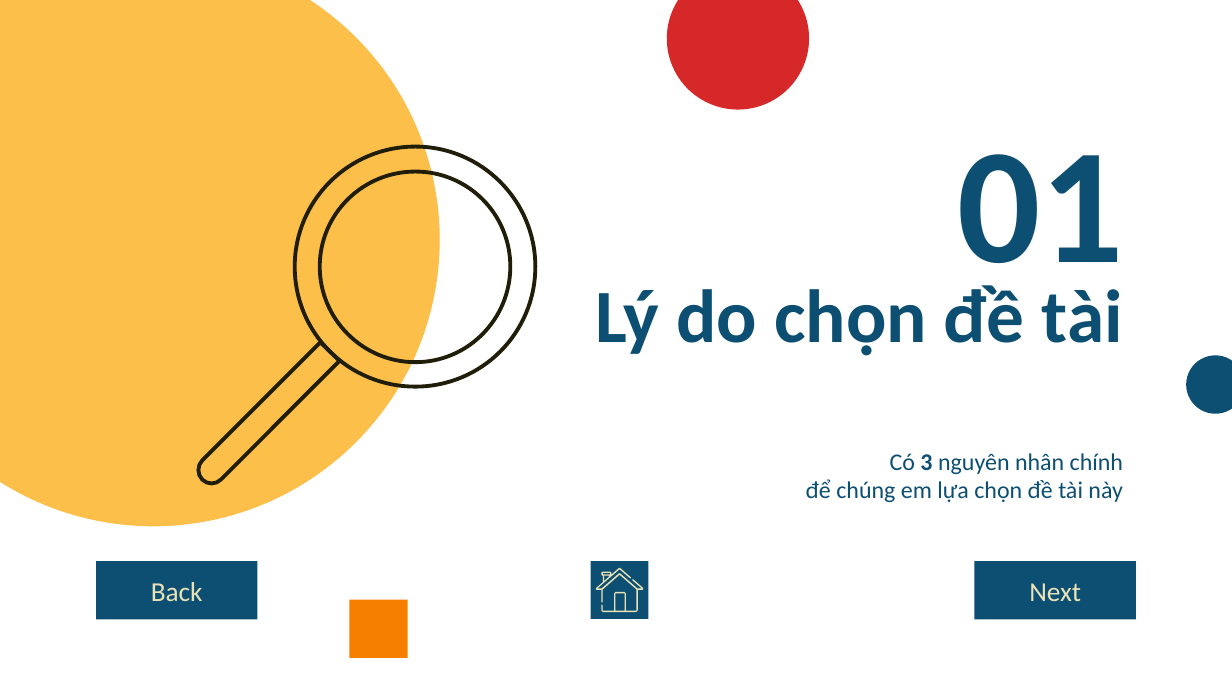
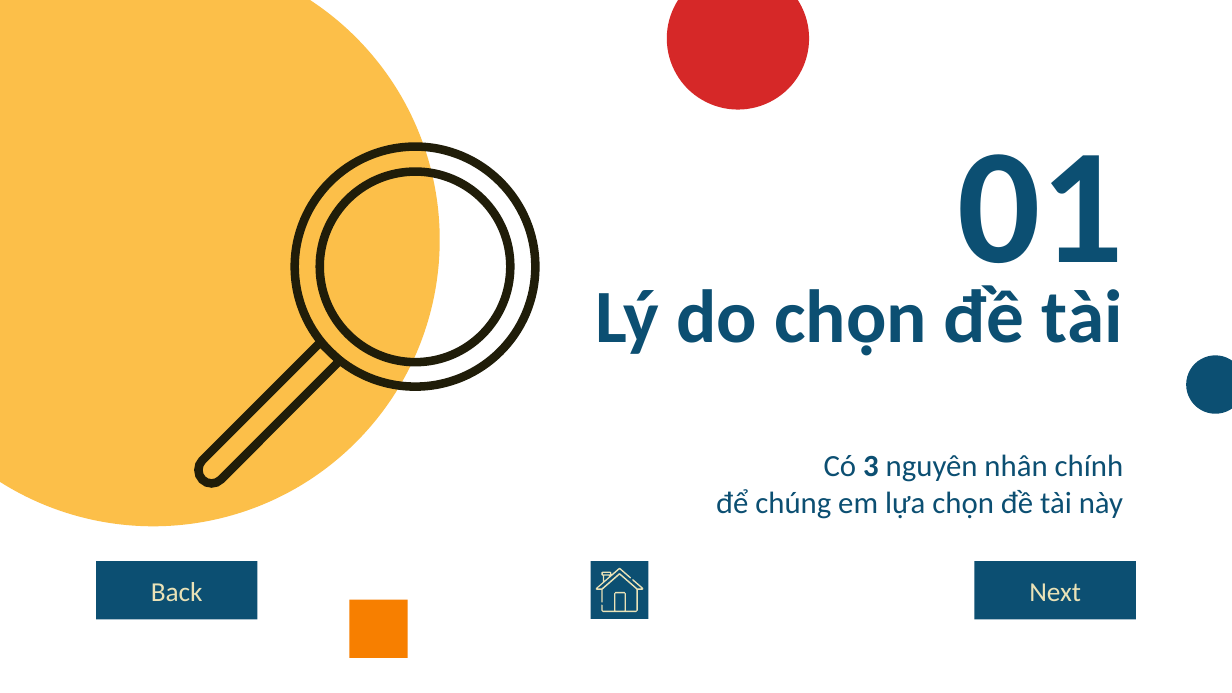
Before and after one commit to npackr/for-mqtt-dashboard, a slide deck: slide 5 of document/presentation.pptx. Drawn at 1232x693 pixels with LibreOffice and Linux fonts; fonts in the diff are those of the drawing. Boxes give left, top, right and bottom in pixels: in the first picture for what was removed or moved away, otherwise in the second. Text is boxed around its words. In the diff, an @@ line names an element or a change of style, - is before the commit and + after.

```diff
--- a/document/presentation.pptx
+++ b/document/presentation.pptx
@@ outline #201D09 2.25 pt to #201D09 5 pt in 3 elements at (294, 147, 535, 387), (320, 171, 511, 362), (197, 342, 340, 485) @@
@@ subtitle "Có 3 nguyên nhân chính" at (716, 454, 1124, 519): size 14 to 18 pt @@
```
Also in this commit, not shown: 9 other slides changed, 6 slides added, 1 slide removed.
